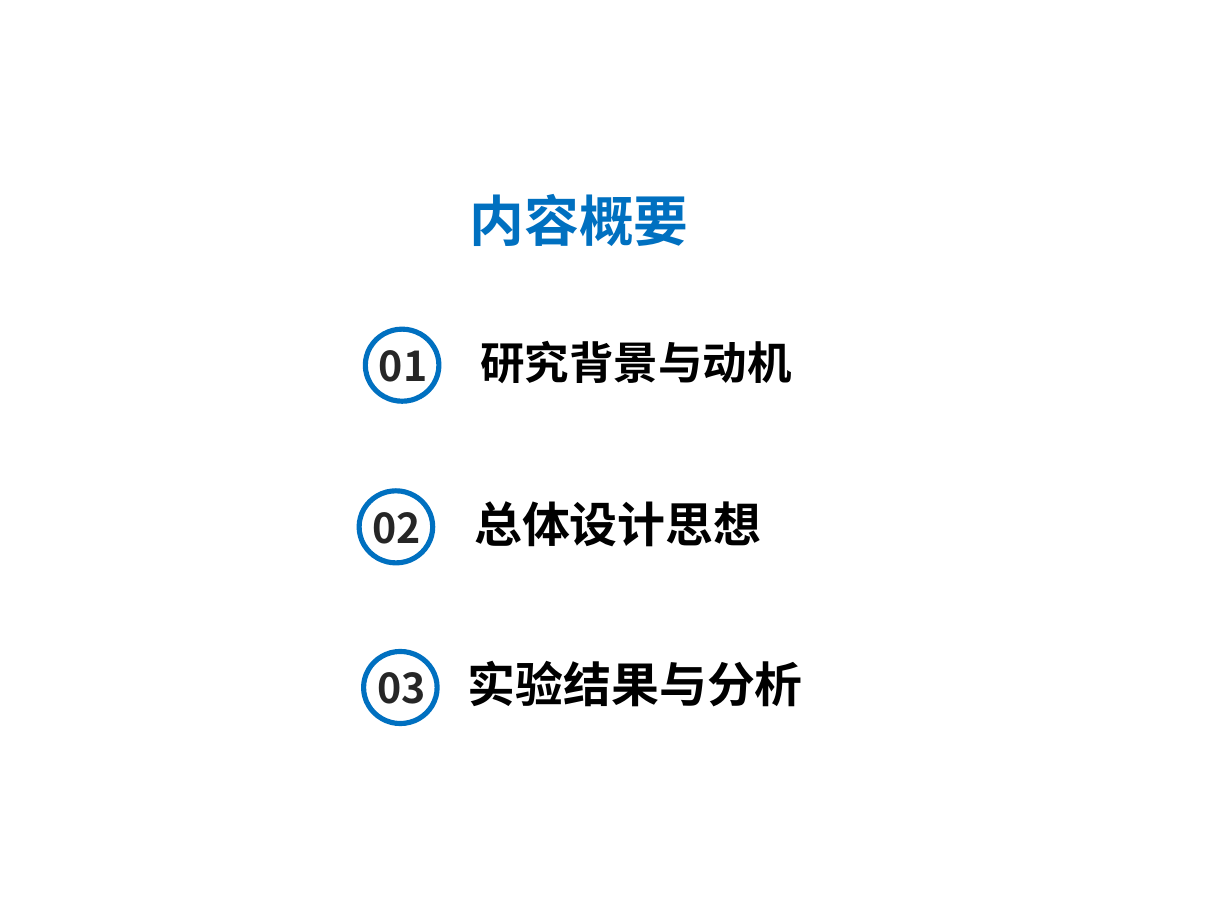
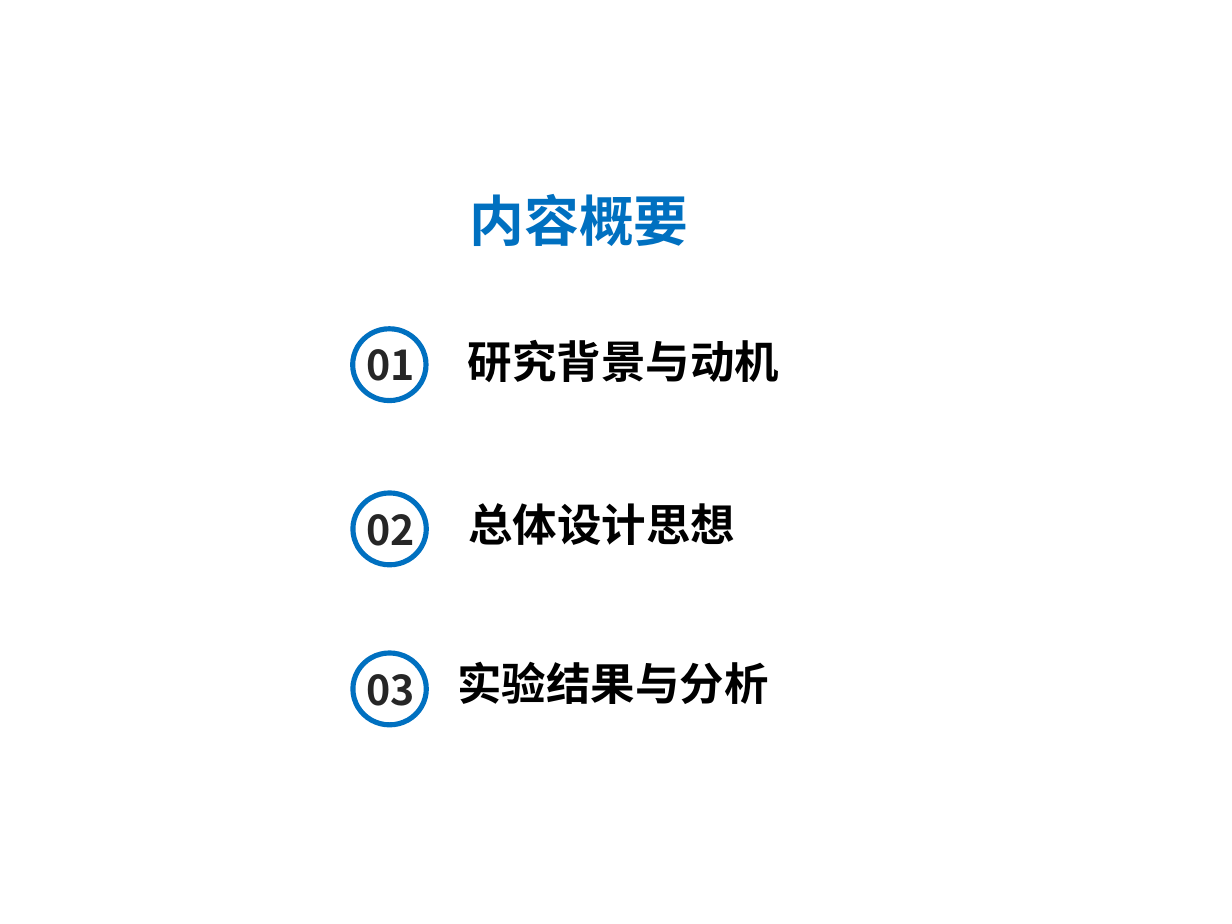
Before and after one commit to yufenyu/work, a slide deck: slide 2 of dmr_paper/paper/chinaSys-2016.ppt. Drawn at 1232x924 pixels with LibreOffice and Linux fonts; fonts in the diff are those of the drawing. Boxes give left, top, right and bottom in pixels: in the first picture for what was removed or moved away, otherwise in the second. Text is boxed around its words. In the diff, an @@ line names an element or a change of style, - is before the commit and + after.

```diff
--- a/dmr_paper/paper/chinaSys-2016.ppt
+++ b/dmr_paper/paper/chinaSys-2016.ppt
@@ ellipse: place and size @@
-ellipse at bbox=[366, 329, 440, 402]
+ellipse at bbox=[352, 329, 426, 400]
@@ text "研究背景与动机": place and size @@
-text "研究背景与动机" at bbox=[480, 341, 791, 383]
+text "研究背景与动机" at bbox=[468, 340, 779, 382]
@@ text "01": place and size @@
-text "01" at bbox=[379, 339, 427, 392]
+text "01" at bbox=[366, 338, 414, 391]
@@ text "02": place and size @@
-text "02" at bbox=[372, 500, 420, 553]
+text "02" at bbox=[366, 503, 414, 556]
@@ ellipse: place and size @@
-ellipse at bbox=[359, 490, 432, 563]
+ellipse at bbox=[352, 493, 426, 564]
@@ text "总体设计思想" at bbox=[468, 503, 735, 545]: size 28 to 26 pt @@
@@ 2 texts, 1 ellipse: place and size @@
-2 texts, 1 ellipse at bbox=[363, 652, 803, 724]
+2 texts, 1 ellipse at bbox=[352, 653, 768, 724]
@@ text "实验结果与分析" at bbox=[457, 661, 768, 704]: size 28 to 26 pt @@
```
Also in this commit, not shown: 11 other slides changed, 1 slide removed.
